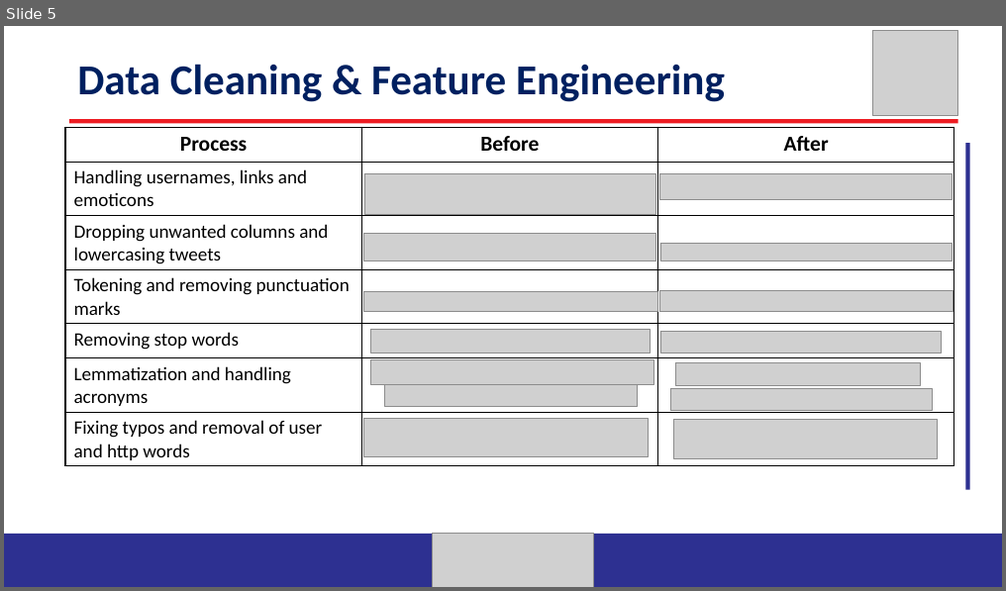
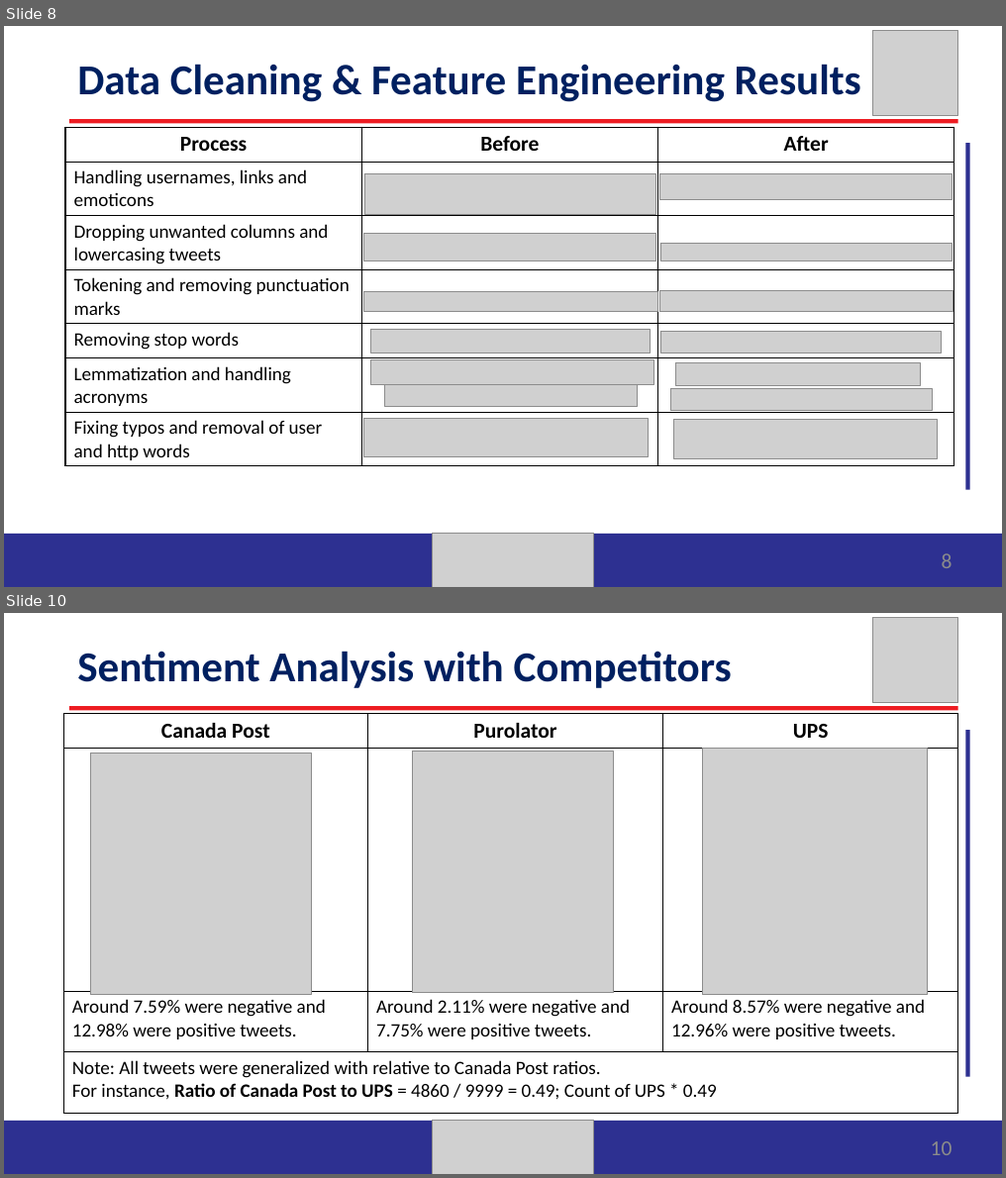
Before and after one commit to Rushanthi23/canadapost_sentiment_analysis, a slide deck: FinalProject_Group2_NLP.pptx. Shown one above the other, each under a label of ours: slide 5 before the commit, slides 8 and 10 after it; the slides between them are not shown. The pictures are 1006x591 and 1006x1178 pixels, drawn with LibreOffice and Linux fonts; fonts in the diff are those of the drawing; grey boxes stand for pictures. Boxes give left, top, right and bottom in pixels: in the first picture for what was removed or moved away, otherwise in the second. Text is boxed around its words. In the diff, an @@ line names an element or a change of style, - is before the commit and + after.

```diff
--- a/FinalProject_Group2_NLP.pptx
+++ b/FinalProject_Group2_NLP.pptx
@@ slide 10 added at box(4, 613, 1002, 1174), background #FFFFFF @@
@@ picture added at box(873, 617, 958, 703) @@
@@ text added at box(77, 651, 732, 688), 36 pt, text #002060, bold @@
+Sentiment Analysis with Competitors
@@ table added at box(63, 714, 958, 1114), 4 rows, 3 columns @@
+Canada Post | Purolator | UPS
+ |  | 
+Around 7.59% were negative and 12.98% were positive tweets. | Around 2.11% were negative and 7.75% were positive tweets. | Around 8.57% were negative and 12.96% were positive tweets.
+Note: All tweets were generalized with relative to Canada Post ratios. / For instance, Ratio of Canada Post to UPS = 4860 / 9999 = 0.49; Count of UPS * 0.49 |  | 
@@ freeform shape added at box(69, 706, 958, 710), fill #ED1C22 @@
@@ freeform shape added at box(966, 730, 970, 1077), fill #2D3091 @@
@@ picture added at box(90, 753, 311, 994) @@
@@ picture added at box(412, 752, 614, 994) @@
@@ picture added at box(702, 749, 928, 995) @@
@@ freeform shape added at box(4, 1121, 503, 1174), fill #2D3091 @@
@@ picture added at box(433, 1121, 594, 1174) @@
@@ picture added at box(437, 1125, 590, 1174) @@
@@ freeform shape added at box(543, 1121, 1002, 1174), fill #2D3091 @@
@@ page number added at box(931, 1142, 952, 1156), 18 pt, text #8C8C8C @@
+10
@@ what was slide 5 is now slide 8 @@
@@ slide 8 changed as well @@
@@ text at box(77, 64, 861, 102): text changed @@
-Data Cleaning & Feature Engineering
+Data Cleaning & Feature Engineering Results
@@ page number added at box(942, 554, 952, 569), 18 pt, text #8C8C8C @@
+8
```
Also in this commit, not shown: 10 other slides changed, 5 other slides added, 1 other file.
